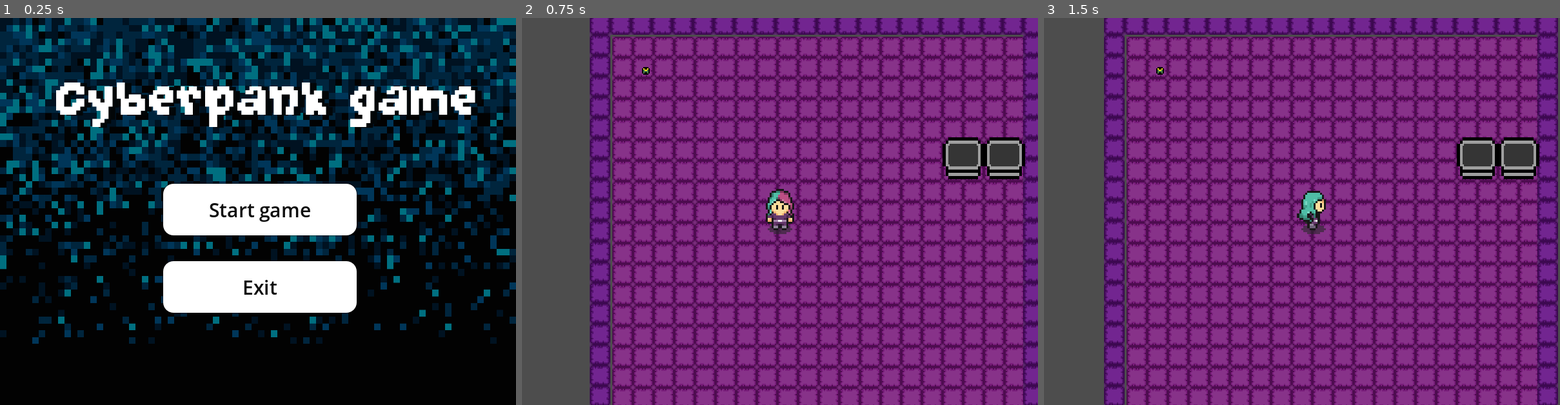
Above: before the commit, frames 1-3 (left to right).
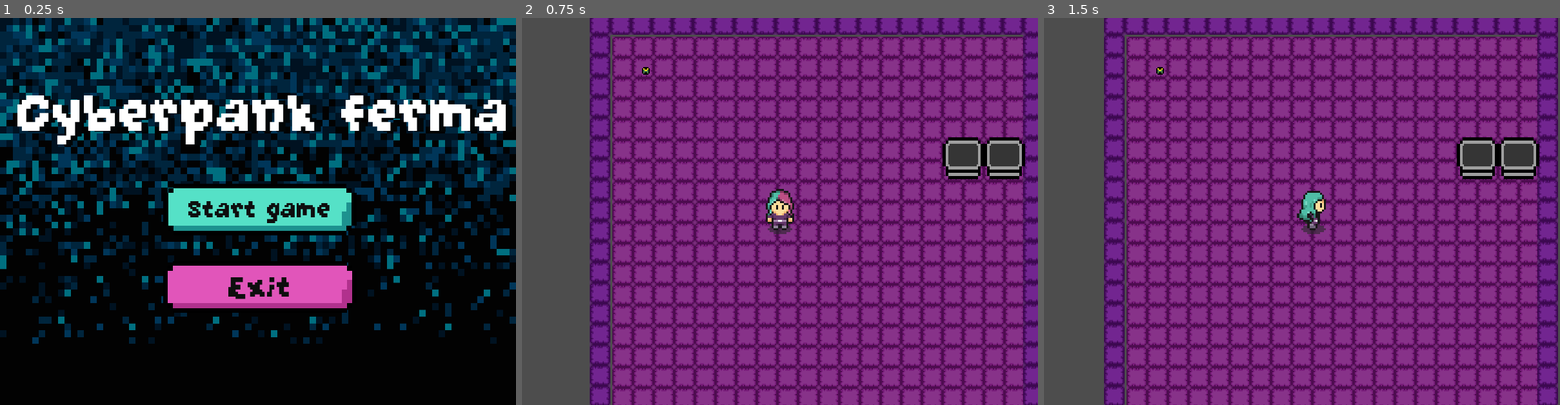
Above: after the commit, the same moments.

Repository: Oxy083612/sandbox-gamejam
Game: Godot game, scene res://scenes/ui/menu/main_menu.tscn
Two runs of this game, one before a commit and one after it. Both use one fixed random seed, a clock stepped at 60 frames per second and the inputs below.
Inputs:
- Up to frame 1 (0.25 s): no input
- Up to frame 2 (0.75 s): click "Start game" at 0.5 s
- Up to frame 3 (1.5 s): tap Enter at 1.25 s; hold D (move_right) from 1.28 s (still down)

The runs differ from the first frame. In frame 1, 17% of the frame differs, in the area x 3-100%, y 16-77%; in frame 2, nothing differs; in frame 3, nothing differs.

Commit message:
przyciski start/exit w menu

Diff:
--- a/scenes/ui/menu/main_menu.tscn
+++ b/scenes/ui/menu/main_menu.tscn
@@ -1,34 +1,27 @@
-[gd_scene load_steps=9 format=3 uid="uid://bw3m2jk2jb1d7"]
+[gd_scene load_steps=15 format=3 uid="uid://bw3m2jk2jb1d7"]
 
 [ext_resource type="Texture2D" uid="uid://p83rw35op4ev" path="res://scenes/ui/menu/backgroung_menu.png" id="1_5ssjm"]
 [ext_resource type="Script" uid="uid://xkuo1jl3gvjg" path="res://scenes/ui/menu/main_menu.gd" id="1_eip10"]
+[ext_resource type="FontFile" uid="uid://dnsyypjhhpm1g" path="res://assets/ui/GrapeSoda.ttf" id="2_8dn53"]
 [ext_resource type="FontFile" uid="uid://d2r5r2loo6gic" path="res://scenes/ui/menu/GrapeSoda.ttf" id="2_eip10"]
+[ext_resource type="Texture2D" uid="uid://c7sgq47dmpfc" path="res://assets/ui/ui_blue.png" id="3_pm6bo"]
+[ext_resource type="Texture2D" uid="uid://6uyvle8nk8mt" path="res://assets/ui/ui_blue2.png" id="4_rxtbd"]
+[ext_resource type="Texture2D" uid="uid://cmld84ndabsfr" path="res://assets/ui/ui_purple.png" id="4_xgmfj"]
+[ext_resource type="Texture2D" uid="uid://co7ss1r5gku6a" path="res://assets/ui/ui_purple2.png" id="6_vqsqa"]
 
-[sub_resource type="StyleBoxFlat" id="StyleBoxFlat_x3ykt"]
-bg_color = Color(1, 1, 1, 1)
-corner_radius_top_left = 16
-corner_radius_top_right = 16
-corner_radius_bottom_right = 16
-corner_radius_bottom_left = 16
-shadow_size = 2
+[sub_resource type="StyleBoxTexture" id="StyleBoxTexture_rxtbd"]
+texture = ExtResource("3_pm6bo")
 
-[sub_resource type="StyleBoxFlat" id="StyleBoxFlat_5ssjm"]
-bg_color = Color(0.23211971, 0.23211992, 0.23211977, 1)
-corner_radius_top_left = 16
-corner_radius_top_right = 16
-corner_radius_bottom_right = 16
-corner_radius_bottom_left = 16
-shadow_size = 5
-
-[sub_resource type="StyleBoxFlat" id="StyleBoxFlat_eip10"]
-bg_color = Color(0.52312034, 0.5231203, 0.5231203, 1)
-corner_radius_top_left = 16
-corner_radius_top_right = 16
-corner_radius_bottom_right = 16
-corner_radius_bottom_left = 16
-shadow_size = 5
+[sub_resource type="StyleBoxTexture" id="StyleBoxTexture_8dn53"]
+texture = ExtResource("4_rxtbd")
 
 [sub_resource type="StyleBoxEmpty" id="StyleBoxEmpty_5ssjm"]
+
+[sub_resource type="StyleBoxTexture" id="StyleBoxTexture_s7ufm"]
+texture = ExtResource("4_xgmfj")
+
+[sub_resource type="StyleBoxTexture" id="StyleBoxTexture_8wwqk"]
+texture = ExtResource("6_vqsqa")
 
 [sub_resource type="StyleBoxTexture" id="StyleBoxTexture_araup"]
 texture = ExtResource("1_5ssjm")
@@ -47,15 +40,15 @@
 layer = 10
 
 [node name="VBoxContainer" type="VBoxContainer" parent="CanvasLayer"]
-anchors_preset = 8
+anchors_preset = -1
 anchor_left = 0.5
-anchor_top = 0.5
+anchor_top = 0.569
 anchor_right = 0.5
-anchor_bottom = 0.5
+anchor_bottom = 0.569
 offset_left = -147.0
-offset_top = -43.0
+offset_top = -84.399994
 offset_right = 153.0
-offset_bottom = 157.0
+offset_bottom = 115.600006
 grow_horizontal = 2
 grow_vertical = 2
 theme_override_constants/separation = 40
@@ -67,10 +60,11 @@
 theme_override_colors/font_focus_color = Color(0, 0, 0, 1)
 theme_override_colors/font_pressed_color = Color(0, 0, 0, 1)
 theme_override_colors/font_hover_color = Color(0, 0, 0, 1)
-theme_override_font_sizes/font_size = 30
-theme_override_styles/normal = SubResource("StyleBoxFlat_x3ykt")
-theme_override_styles/pressed = SubResource("StyleBoxFlat_5ssjm")
-theme_override_styles/hover = SubResource("StyleBoxFlat_eip10")
+theme_override_fonts/font = ExtResource("2_8dn53")
+theme_override_font_sizes/font_size = 50
+theme_override_styles/normal = SubResource("StyleBoxTexture_rxtbd")
+theme_override_styles/pressed = SubResource("StyleBoxTexture_8dn53")
+theme_override_styles/hover = SubResource("StyleBoxTexture_8dn53")
 theme_override_styles/focus = SubResource("StyleBoxEmpty_5ssjm")
 text = "Start game
 "
@@ -82,10 +76,11 @@
 theme_override_colors/font_focus_color = Color(0, 0, 0, 1)
 theme_override_colors/font_pressed_color = Color(0, 0, 0, 1)
 theme_override_colors/font_hover_color = Color(0, 0, 0, 1)
-theme_override_font_sizes/font_size = 30
-theme_override_styles/normal = SubResource("StyleBoxFlat_x3ykt")
-theme_override_styles/pressed = SubResource("StyleBoxFlat_5ssjm")
-theme_override_styles/hover = SubResource("StyleBoxFlat_eip10")
+theme_override_fonts/font = ExtResource("2_8dn53")
+theme_override_font_sizes/font_size = 60
+theme_override_styles/normal = SubResource("StyleBoxTexture_s7ufm")
+theme_override_styles/pressed = SubResource("StyleBoxTexture_8wwqk")
+theme_override_styles/hover = SubResource("StyleBoxTexture_8wwqk")
 theme_override_styles/focus = SubResource("StyleBoxEmpty_5ssjm")
 text = "Exit
 "
@@ -106,17 +101,17 @@
 anchor_top = 0.5
 anchor_right = 0.5
 anchor_bottom = 0.5
-offset_left = -313.0
-offset_top = -225.0
-offset_right = 343.0
-offset_bottom = -125.0
+offset_left = -373.0
+offset_top = -208.0
+offset_right = 391.0
+offset_bottom = -97.0
 grow_horizontal = 2
 grow_vertical = 2
 theme_override_colors/font_shadow_color = Color(0.008099999, 0.023429995, 0.03, 0.9843137)
 theme_override_constants/shadow_offset_x = 10
 theme_override_fonts/font = ExtResource("2_eip10")
-theme_override_font_sizes/font_size = 100
-text = "Cyberpank game"
+theme_override_font_sizes/font_size = 110
+text = "Cyberpank ferma"
 horizontal_alignment = 1
 vertical_alignment = 1
 
Binary file added: assets/ui/GrapeSoda.ttf
Binary file added: assets/ui/ui_blue.png
Binary file added: assets/ui/ui_blue2.png
Binary file added: assets/ui/ui_purple.png
Binary file added: assets/ui/ui_purple2.png
